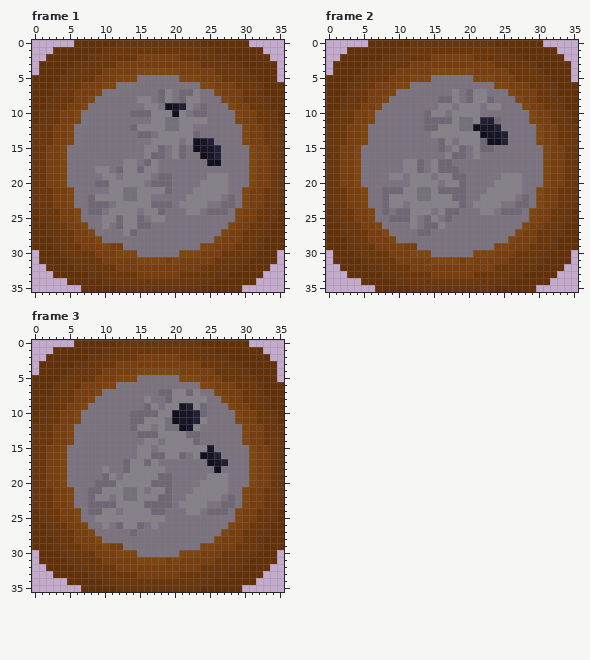
File history of a pixel-art file, Assets/Art/Aseprite/Engine.aseprite. The first picture shows the starting point.
36x36 pixels, 3 frames. Colours within 5 levels of each other are drawn and written as one. Shown: frame 1, frame 2, frame 3.
After the commit:
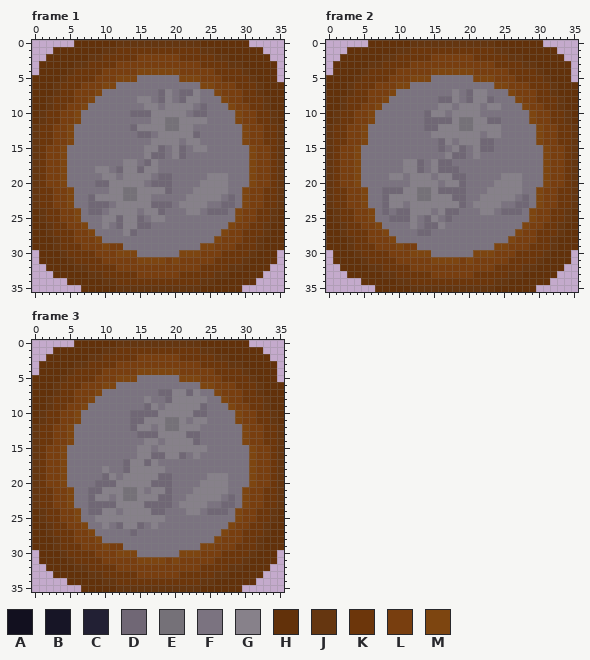
Palette (. is transparent): A #12101f  B #171526  C #222034  D #706775  E #757178  F #7b7380  G #87818a  H #62310a  J #653610  K #6c360b  L #783e0f  M #7d4510
The exact change:
layer "Layer 4" removed
Changed rows in their new state; - is an unchanged pixel.
Frame 1:
first column x 19:
 9 GGG
10 -G-
first column x 23:
14 GFF-
15 GGFF
16 -FFF
17 --FF
Frame 2:
first column x 21:
11 -GD--
12 GGGG-
13 -FGGF
14 --DFF
Frame 3:
first column x 20:
 9 -GG-----
10 GGGD----
11 EGFG----
12 -GG-----
15 -----F--
16 ----FFF-
17 -----FFF
18 ------F-
Boxes around the changes in both pictures, in picture pixels (x1, y1, x2, y2):
changed: (165, 103, 221, 166)
changed: (473, 117, 508, 145)
changed: (172, 403, 228, 473)
